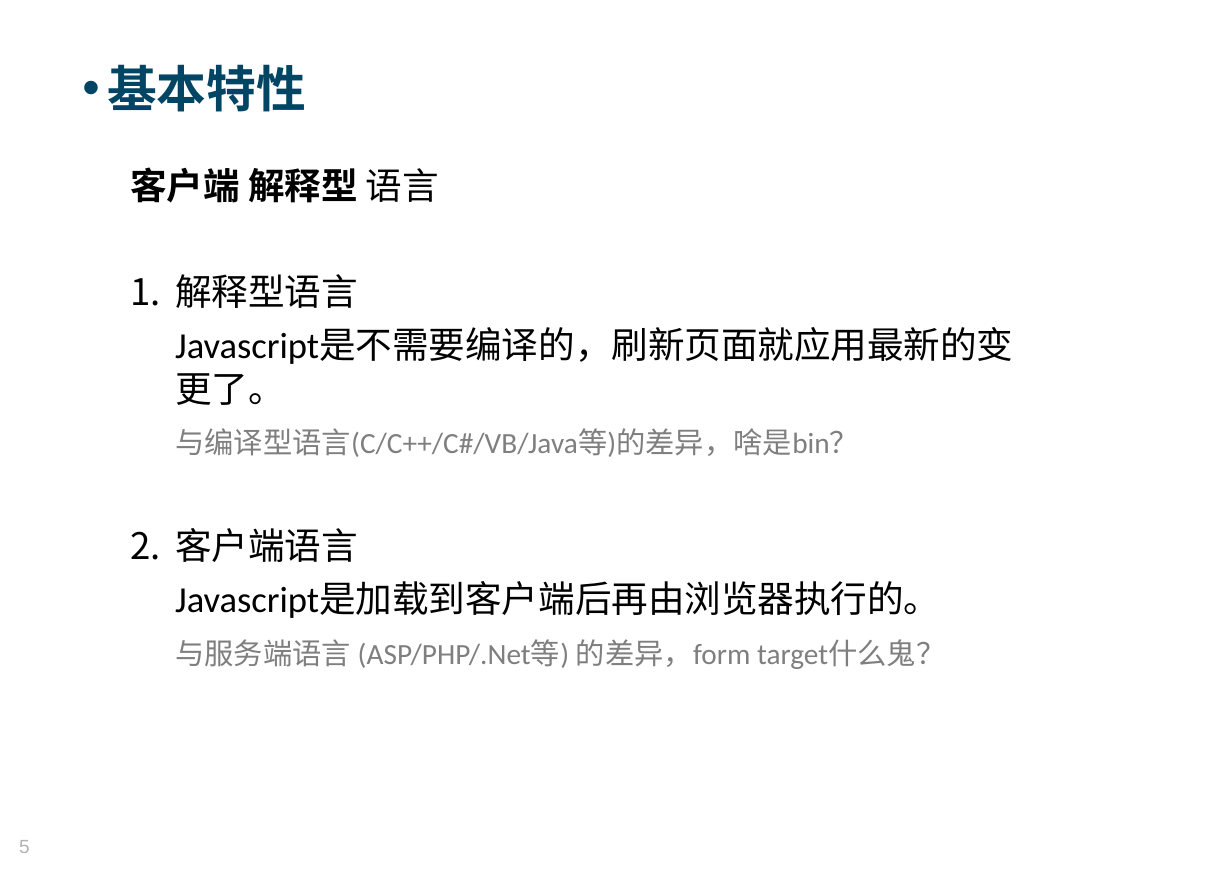
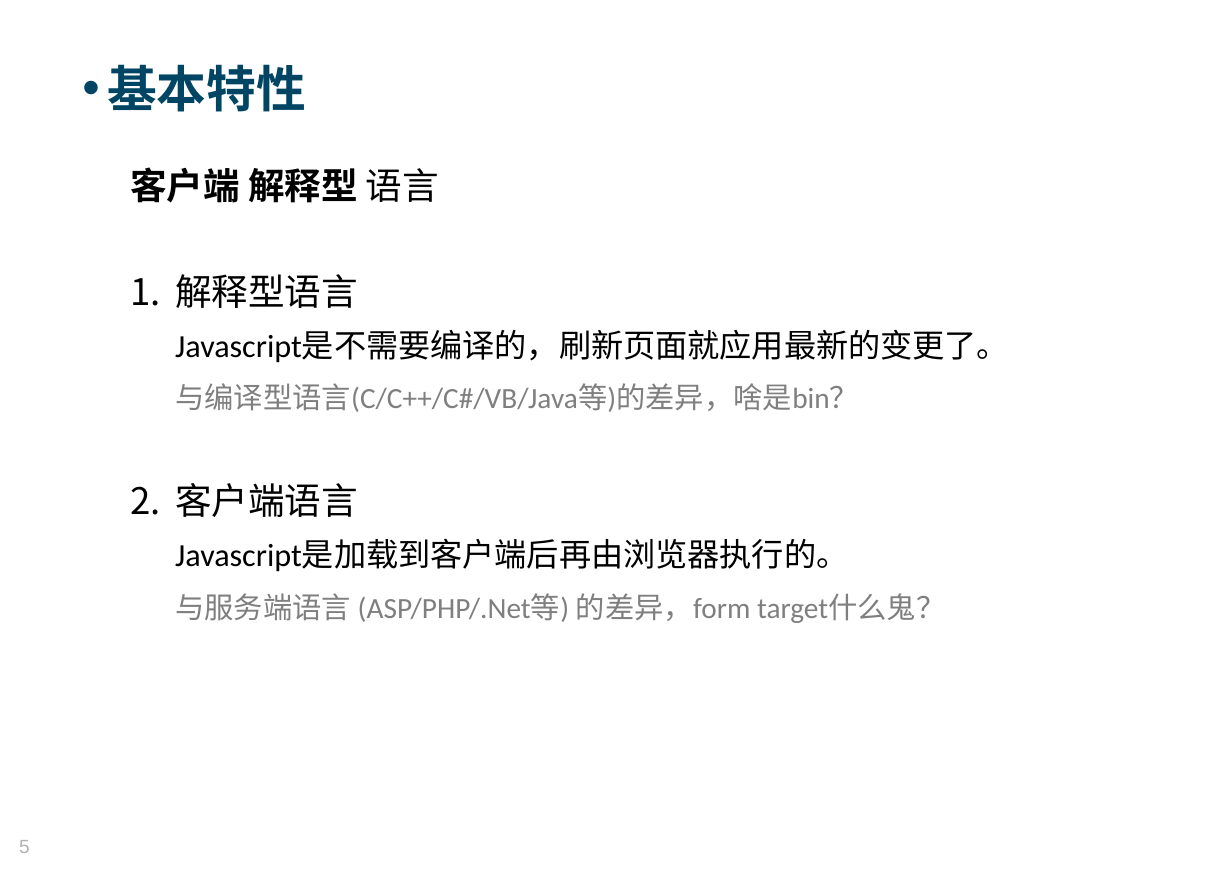
Before and after one commit to Moses824/Train-Javascript-Basic, a slide deck: slide 5 of Train_Javascript_Basic.ppt. Drawn at 1232x871 pixels with LibreOffice and Linux fonts; fonts in the diff are those of the drawing; background and template pictures are left out. Boxes give left, top, right and bottom in pixels: in the first picture for what was removed or moved away, otherwise in the second. Text is boxed around its words. In the diff, an @@ line names an element or a change of style, - is before the commit and + after.

```diff
--- a/Train_Javascript_Basic.ppt
+++ b/Train_Javascript_Basic.ppt
@@ text at box(175, 330, 1009, 572): size 25 to 22 pt in "Javascript是不需要编译的，刷新页面就应用最新的变更了。", "Javascript是加载到客户端后再由浏览器执行的。" @@
```
Also in this commit, not shown: 3 other slides changed, 1 slide added, 7 other files.
